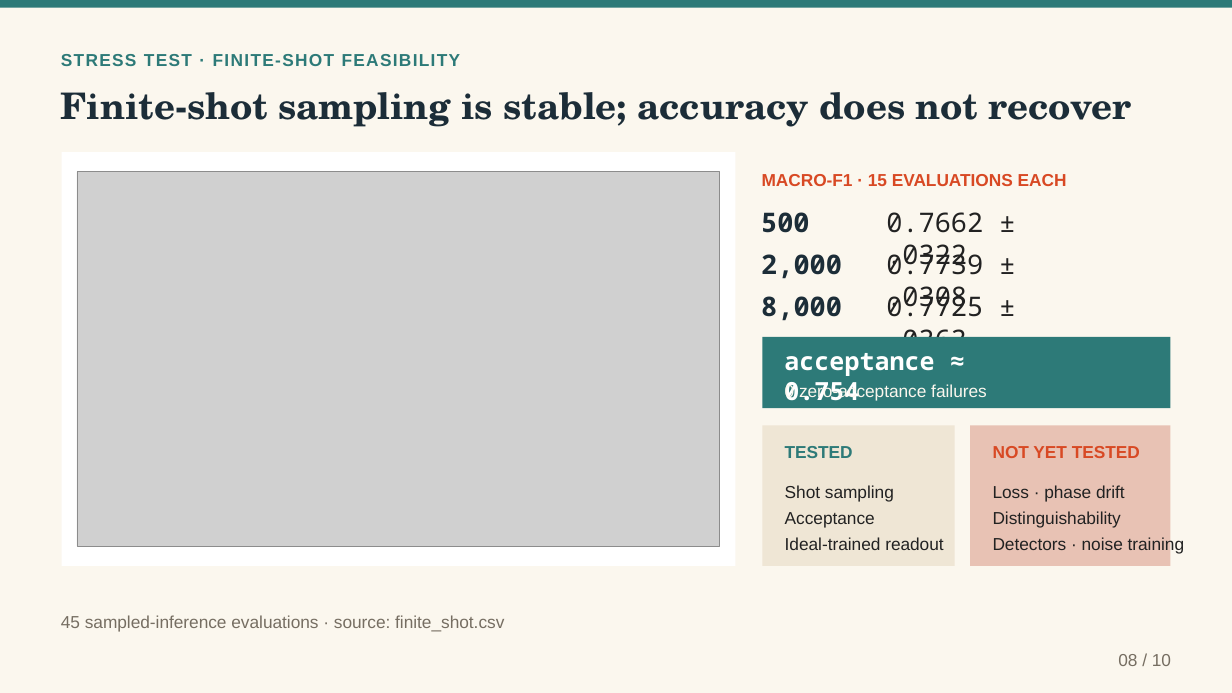
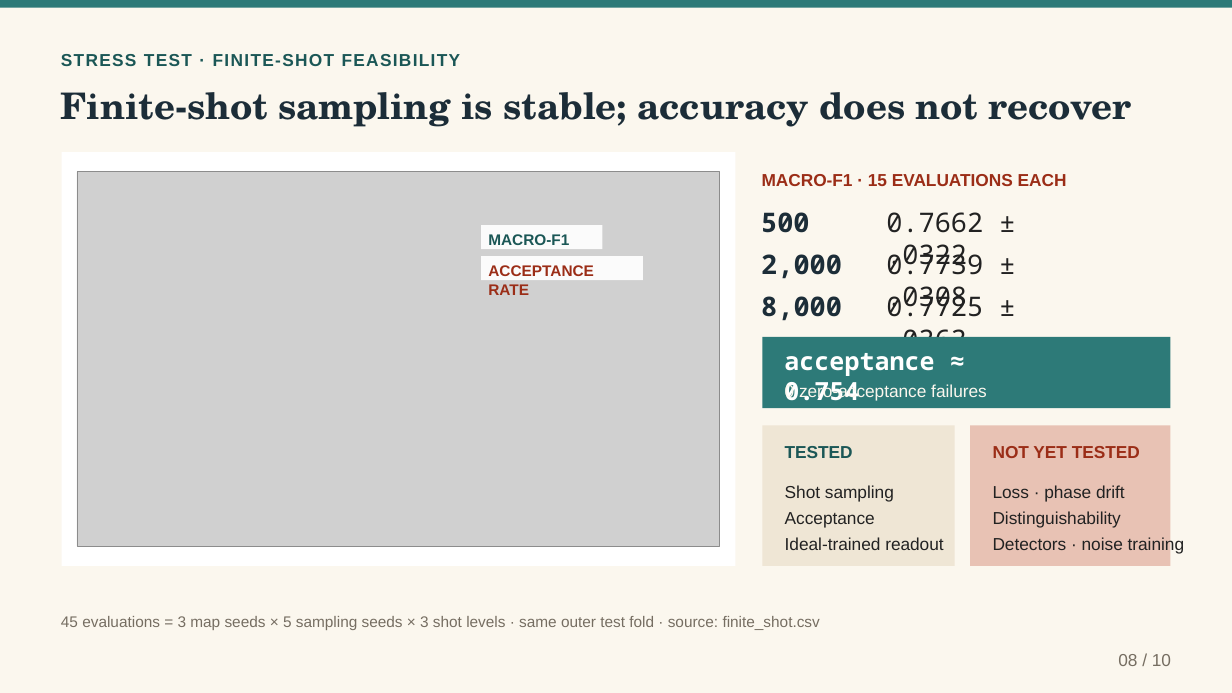
Before and after one commit to MonsieurNam/Quanova_Photonic_Defect_QML, a slide deck: slide 8 of deliverables/Quanova_Photonic_QML_Interview_Case_Study_20260911.pptx. Drawn at 1232x693 pixels with LibreOffice and Linux fonts; fonts in the diff are those of the drawing; grey boxes stand for pictures. Boxes give left, top, right and bottom in pixels: in the first picture for what was removed or moved away, otherwise in the second. Text is boxed around its words. In the diff, an @@ line names an element or a change of style, - is before the commit and + after.

```diff
--- a/deliverables/Quanova_Photonic_QML_Interview_Case_Study_20260911.pptx
+++ b/deliverables/Quanova_Photonic_QML_Interview_Case_Study_20260911.pptx
@@ text "STRESS TEST · FINITE-SHOT FEASIBILITY" at <box>61,54,461,66</box>: text colour #2D7A78 to #1B5756 @@
@@ text "MACRO-F1 · 15 EVALUATIONS EACH" at <box>762,174,1067,186</box>: text colour #D84924 to #9B2D17 @@
@@ group added at <box>482,226,643,295</box>: 2 rectangles, 2 texts @@
+MACRO-F1
+ACCEPTANCE RATE
@@ text "TESTED" at <box>785,446,853,458</box>: text colour #2D7A78 to #1B5756 @@
@@ text "NOT YET TESTED" at <box>993,446,1140,458</box>: text colour #D84924 to #9B2D17 @@
@@ text at <box>61,616,820,630</box>: text changed; size 13.5 to 12 pt @@
-45 sampled-inference evaluations · source: finite_shot.csv
+45 evaluations = 3 map seeds × 5 sampling seeds × 3 shot levels · same outer test fold · source: finite_shot.csv
```
Also in this commit, not shown: 9 other slides changed, 40 other files.
